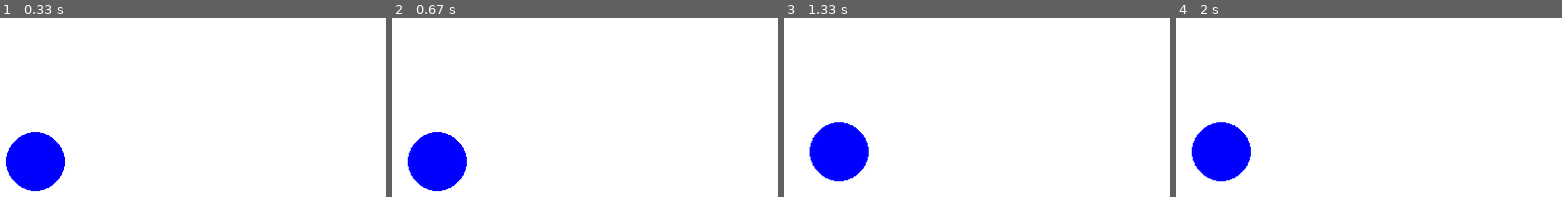
Above: before the commit, frames 1-4 (left to right).
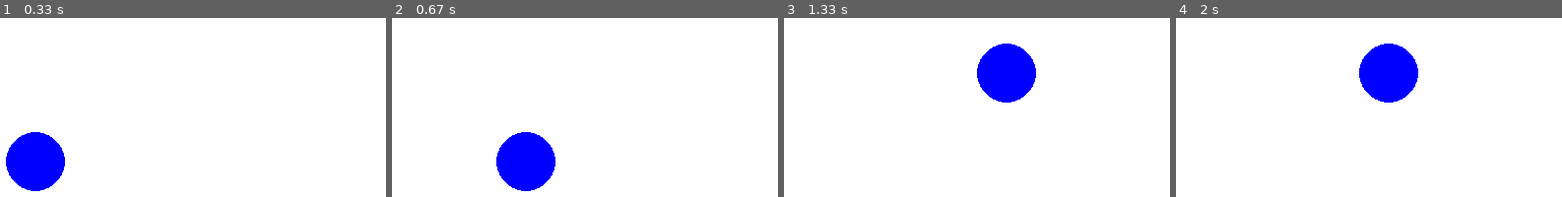
Above: after the commit, the same moments.

Repository: mgax/cs4hs-pygame
Game: pygame game, started from game2014.py
The game is run twice, just before and just after one commit, with the same random seed, the same clock (stepped at 60 frames per second) and the same inputs.
Inputs:
- Up to frame 1 (0.33 s): no input
- Up to frame 2 (0.67 s): hold Right from 0.33 s (still down)
- Up to frame 3 (1.33 s): release Right at 0.8 s; hold Up 0.83-1.13 s; hold Right from 1.17 s (still down)
- Up to frame 4 (2 s): release Right at 1.63 s; hold Left from 1.67 s (still down)

Frame 1 is identical in both runs. In frame 2, 7.8% of the frame differs, in the area x 4-43%, y 63-97%; in frame 3, 7.8%; in frame 4, 7.8%.

Commit message:
move when keydown

Diff:
--- a/game2014.py
+++ b/game2014.py
@@ -18,14 +18,15 @@
                 if event.key == pygame.K_ESCAPE:
                     return
 
-                if event.key == pygame.K_DOWN:
-                    ball.move_ip(0, 10)
-                if event.key == pygame.K_UP:
-                    ball.move_ip(0, -10)
-                if event.key == pygame.K_RIGHT:
-                    ball.move_ip(10, 0)
-                if event.key == pygame.K_LEFT:
-                    ball.move_ip(-10, 0)
+        pressed = pygame.key.get_pressed()
+        if pressed[pygame.K_DOWN]:
+            ball.move_ip(0, 10)
+        if pressed[pygame.K_UP]:
+            ball.move_ip(0, -10)
+        if pressed[pygame.K_RIGHT]:
+            ball.move_ip(10, 0)
+        if pressed[pygame.K_LEFT]:
+            ball.move_ip(-10, 0)
 
         ball.move_ip(vx, vy)
         ball.clamp_ip(world)
